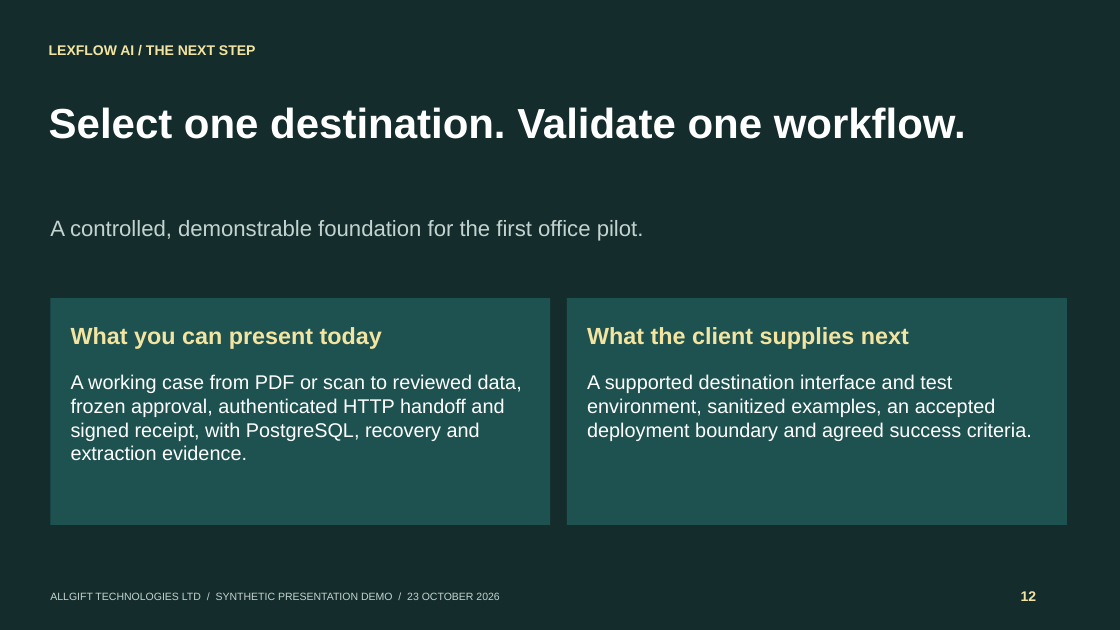
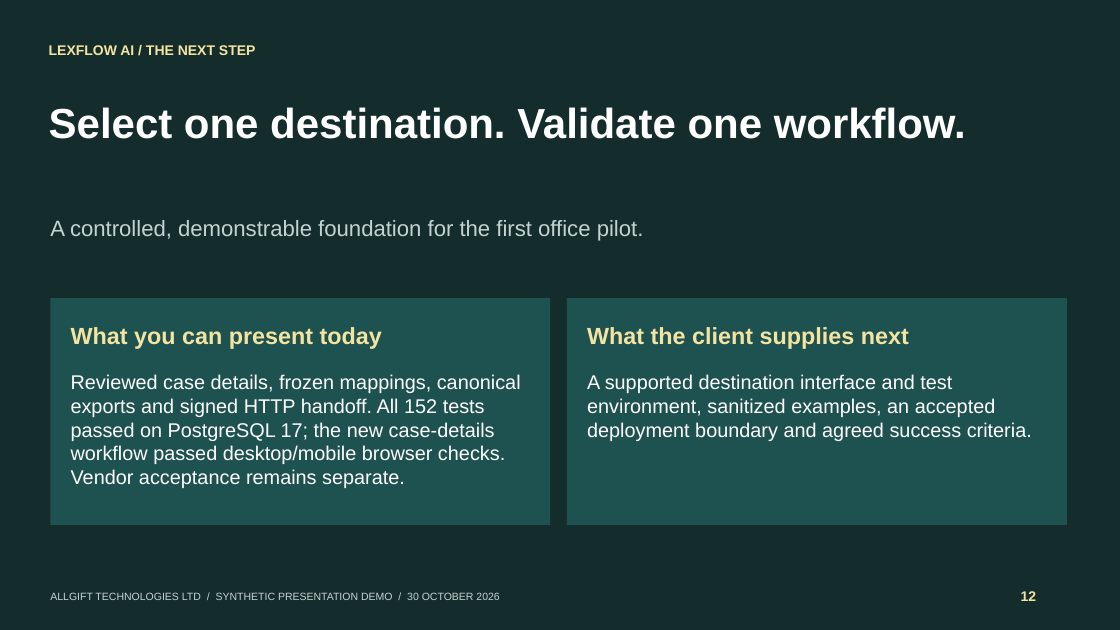
Before and after one commit to BernardAli/Lexflow-A, a slide deck: slide 12 of presentation/LexFlow_Pilot_Presentation.pptx. Drawn at 1120x630 pixels with LibreOffice and Linux fonts; fonts in the diff are those of the drawing. Boxes give left, top, right and bottom in pixels: in the first picture for what was removed or moved away, otherwise in the second. Text is boxed around its words. In the diff, an @@ line names an element or a change of style, - is before the commit and + after.

```diff
--- a/presentation/LexFlow_Pilot_Presentation.pptx
+++ b/presentation/LexFlow_Pilot_Presentation.pptx
@@ text at box(71, 374, 521, 488): text changed @@
-A working case from PDF or scan to reviewed data, frozen approval, authenticated HTTP handoff and signed receipt, with PostgreSQL, recovery and extraction evidence.
+Reviewed case details, frozen mappings, canonical exports and signed HTTP handoff. All 152 tests passed on PostgreSQL 17; the new case-details workflow passed desktop/mobile browser checks. Vendor acceptance remains separate.
@@ text at box(50, 592, 499, 600): text changed @@
-ALLGIFT TECHNOLOGIES LTD / SYNTHETIC PRESENTATION DEMO / 23 OCTOBER 2026
+ALLGIFT TECHNOLOGIES LTD / SYNTHETIC PRESENTATION DEMO / 30 OCTOBER 2026
```
Also in this commit, not shown: 11 other slides changed, 43 other files.
